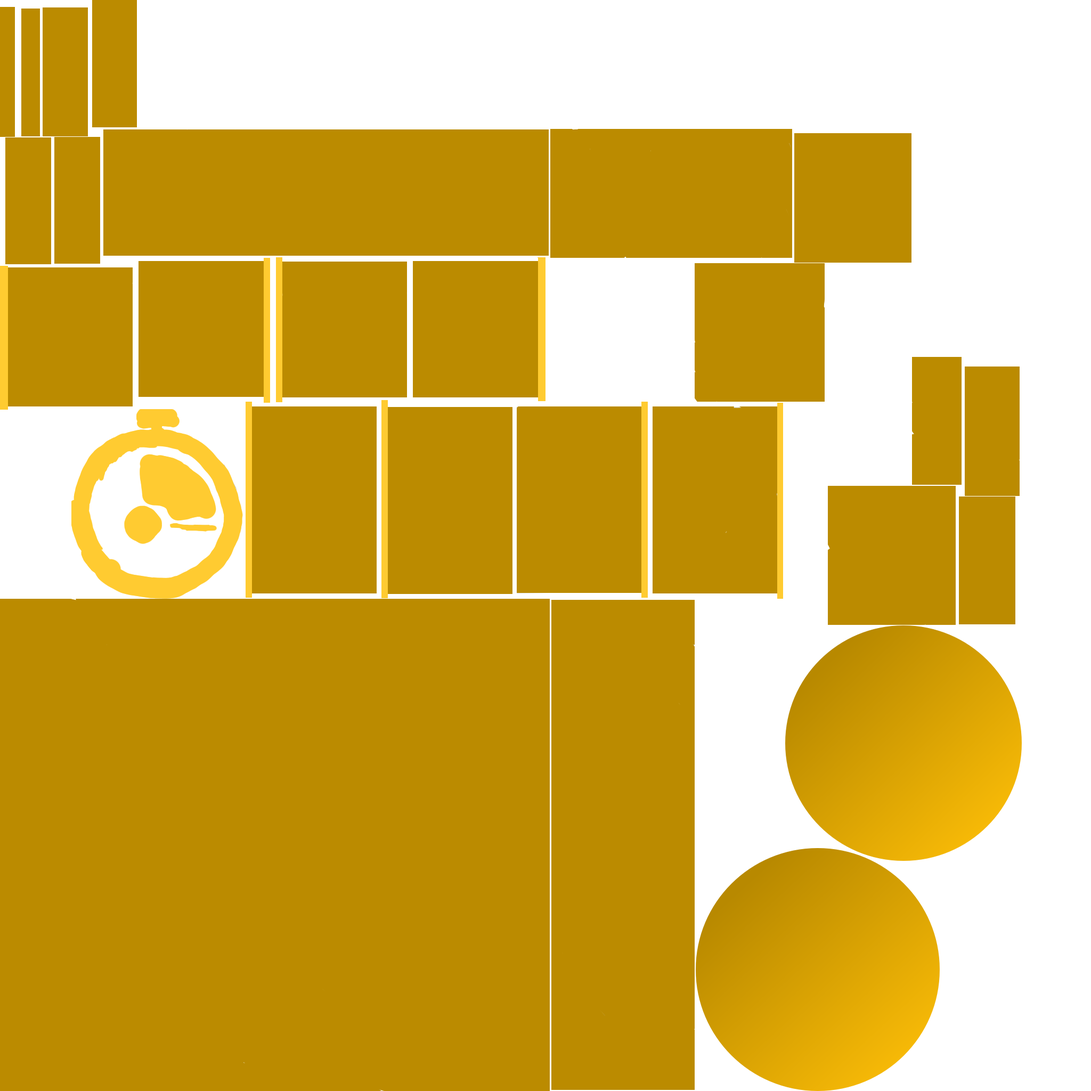
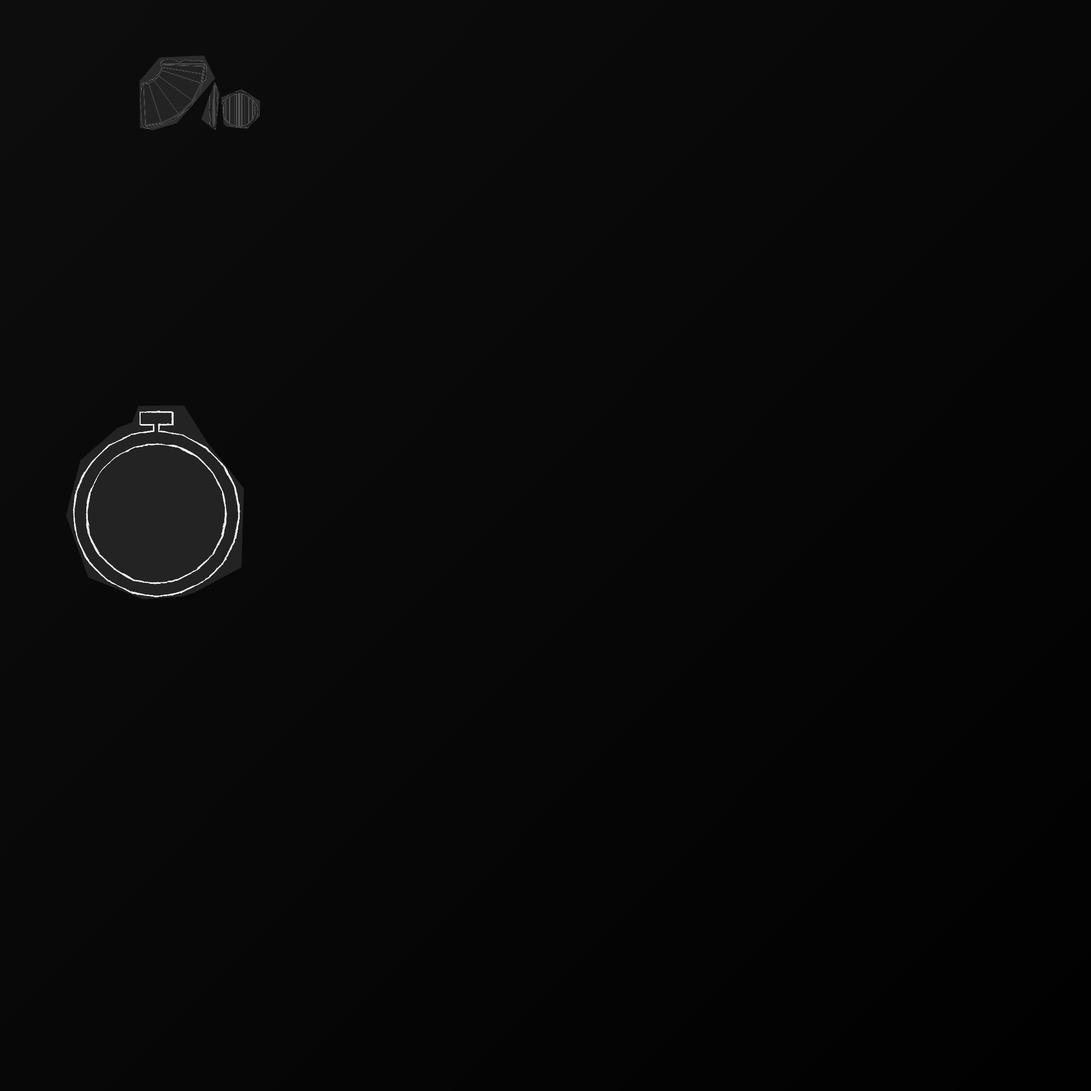
Before/after of a 1091×1091 layered artwork. What changed in the layer stack:
removed layer "Pintura" over [0, 0, 1023, 1091]
removed layer "UV" over [1, 1, 1020, 1090]
added layer "CapaSuperior" above "Layer 2" over [66, 55, 785, 629]
added layer "Layer 2" above "Layer 1" over [0, 0, 1091, 1091]
